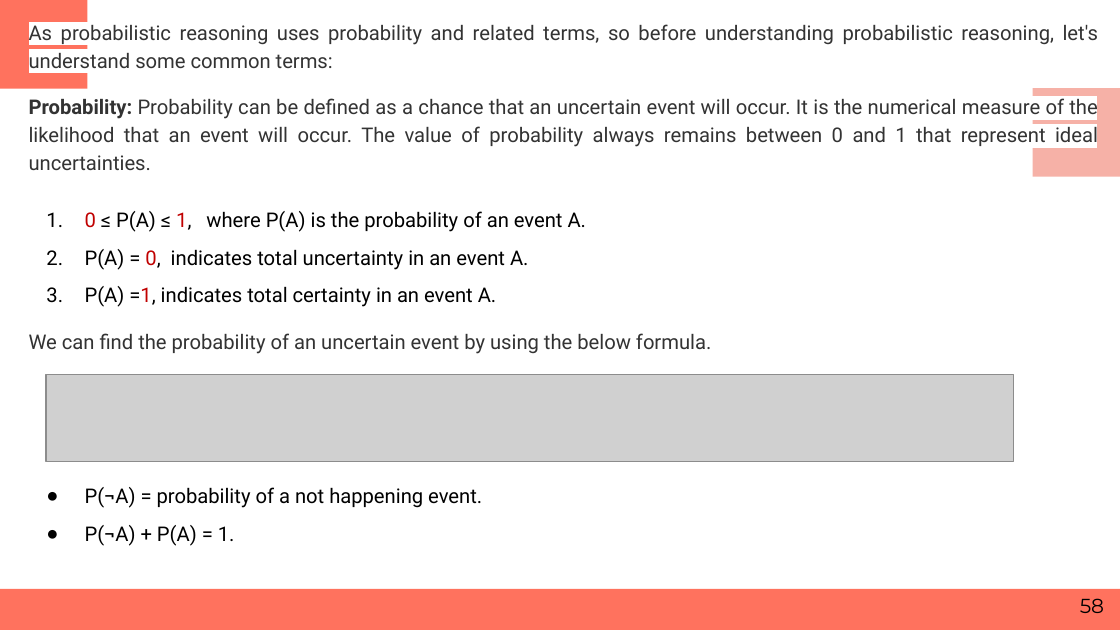
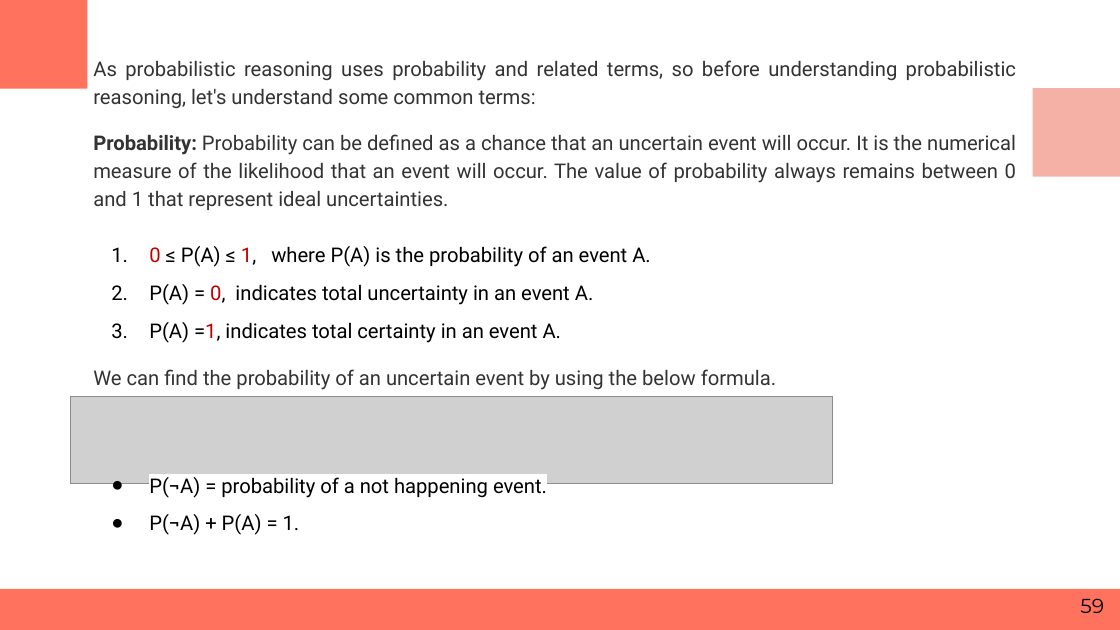
Before and after one commit to RashmivernekarN/ai_with_python_keonics, a slide deck: slide 59 of Module3/Business Statistics.pptx (slide 58 before the commit). Drawn at 1120x630 pixels with LibreOffice and Linux fonts; fonts in the diff are those of the drawing; grey boxes stand for pictures. Boxes give left, top, right and bottom in pixels: in the first picture for what was removed or moved away, otherwise in the second. Text is boxed around its words. In the diff, an @@ line names an element or a change of style, - is before the commit and + after.

```diff
--- a/Module3/Business Statistics.pptx
+++ b/Module3/Business Statistics.pptx
@@ text "As probabilistic reasoning uses probability ..." rewrapped from (x1=29, y1=21, x2=1098, y2=546) to (x1=93, y1=60, x2=1016, y2=535) @@
@@ picture resized from (x1=46, y1=374, x2=1014, y2=461) to (x1=71, y1=396, x2=832, y2=484) @@
@@ page number at (x1=1080, y1=598, x2=1104, y2=613): text changed @@
-58
+59
```
Also in this commit, not shown: 6 other slides changed, 1 slide added, 1 other file.
